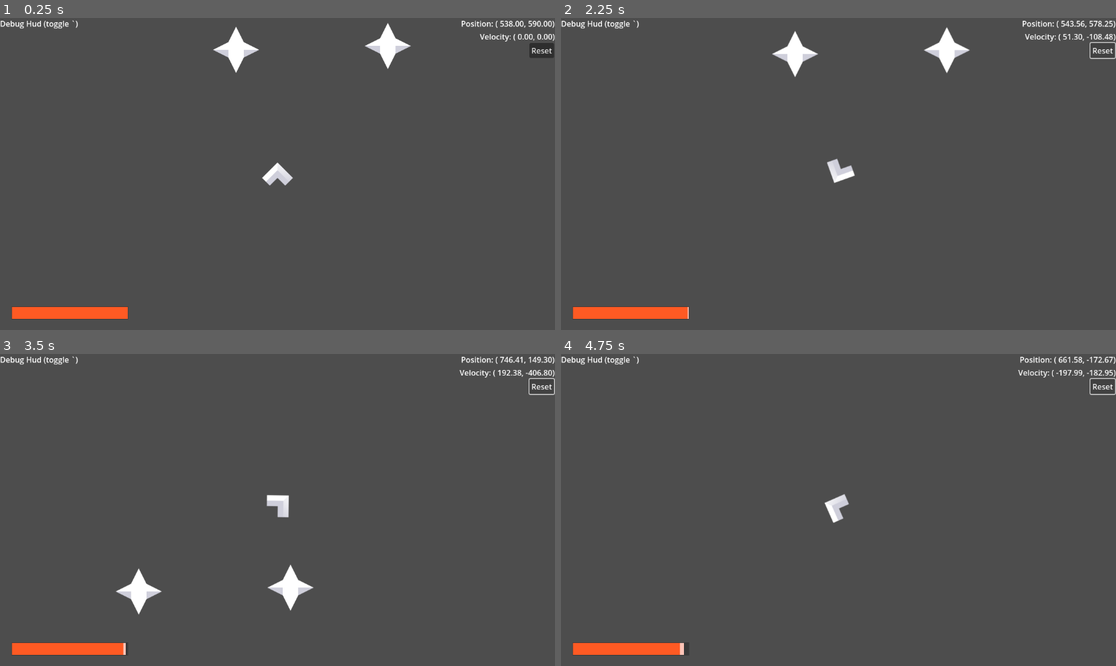
Above: before the commit, frames 1-4 (two rows, left to right).
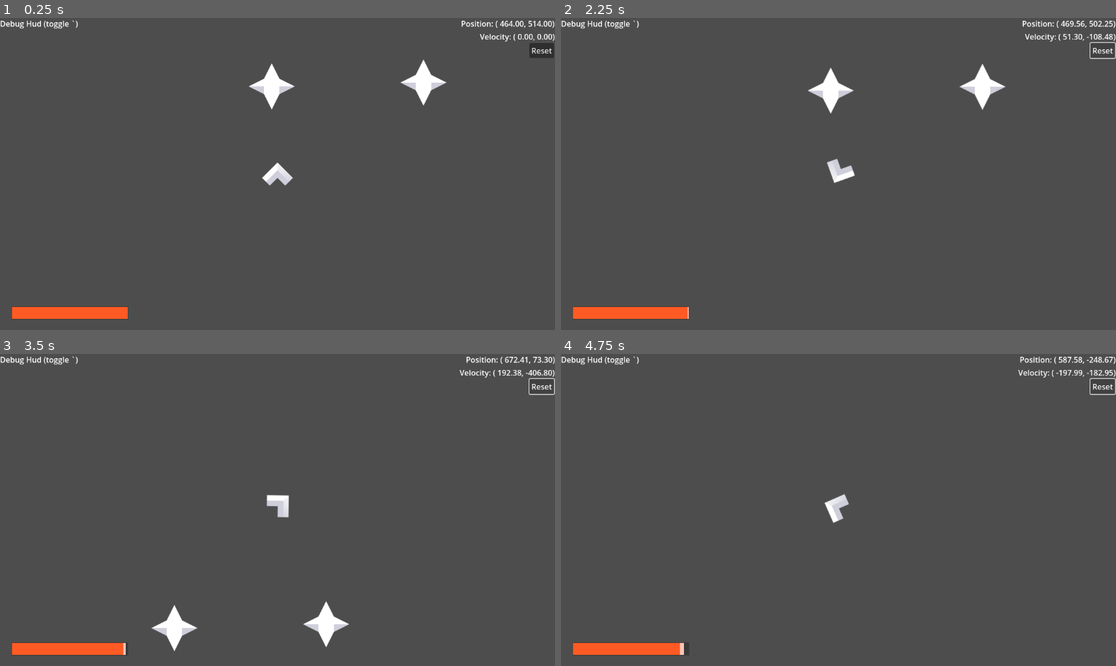
Above: after the commit, the same moments.

Repository: SpaceDemonMars/Spaceship-Slinger
Game: Godot game, scene res://Scenes/dev_paige.tscn
The game is run twice, just before and just after one commit, with the same random seed, the same clock (stepped at 60 frames per second) and the same inputs. This scene is started directly instead of the project's main scene.
Inputs:
- Up to frame 1 (0.25 s): no input
- Up to frame 2 (2.25 s): tap Enter at 0.5 s; hold Right (Right) 0.53-1.25 s; click "Reset" at 1.25 s; hold Down (ThrustBackwards) from 2.03 s (still down)
- Up to frame 3 (3.5 s): release Down (ThrustBackwards) at 2.78 s; hold Right (Right) from 2.78 s (still down)
- Up to frame 4 (4.75 s): release Right (Right) at 3.53 s; hold Down (ThrustBackwards) 3.53-4.28 s; hold Left (Left) from 4.28 s (still down)

The runs differ from the first frame. In frame 1, 1.8% of the frame differs, in the area x 38-98%, y 0-30%; in frame 2, 1.8%; in frame 3, 1.9%, in the area x 20-100%, y 0-96%; in frame 4, less than 0.1%.

Commit message:
shit lmao

Diff:
--- a/starship-slinger/Scenes/dev_paige.tscn
+++ b/starship-slinger/Scenes/dev_paige.tscn
@@ -1,14 +1,16 @@
-[gd_scene load_steps=5 format=3 uid="uid://2het5ht37ipr"]
+[gd_scene load_steps=6 format=3 uid="uid://2het5ht37ipr"]
 
 [ext_resource type="PackedScene" uid="uid://cxg87ju51gjo6" path="res://Objects/obj_player.tscn" id="1_i3vho"]
 [ext_resource type="PackedScene" path="res://Objects/obj_gravity.tscn" id="2_rwyjt"]
 [ext_resource type="PackedScene" uid="uid://bwlgokpejl4a6" path="res://Scenes/debug_hud.tscn" id="3_rwyjt"]
 [ext_resource type="PackedScene" uid="uid://ck5m2gr4453nq" path="res://Scenes/gameplay_hud.tscn" id="4_nt1mm"]
+[ext_resource type="PackedScene" uid="uid://dkjw88bcc8olw" path="res://Scenes/global.tscn" id="5_3xmui"]
 
 [node name="Dev_Paige" type="Node2D"]
 
 [node name="ObjPlayer" parent="." instance=ExtResource("1_i3vho")]
-position = Vector2(538, 590)
+unique_name_in_owner = true
+position = Vector2(464, 514)
 
 [node name="ObjGravity3" parent="." instance=ExtResource("2_rwyjt")]
 position = Vector2(452, 332)
@@ -19,3 +21,5 @@
 [node name="DebugHud" parent="." instance=ExtResource("3_rwyjt")]
 
 [node name="GameplayHud" parent="." instance=ExtResource("4_nt1mm")]
+
+[node name="Global" parent="." instance=ExtResource("5_3xmui")]
--- a/starship-slinger/Scenes/game_manager.tscn
+++ /dev/null
@@ -1,5 +0,0 @@
-[gd_scene format=3 uid="uid://xiissbrnc2mw"]
-
-[node name="GameManager" type="Node"]
-
-[node name="Hud" type="CanvasLayer" parent="."]
--- /dev/null
+++ b/starship-slinger/Scenes/ss_starter.tscn
@@ -0,0 +1,16 @@
+[gd_scene load_steps=3 format=3 uid="uid://g5dstpmmurlt"]
+
+[ext_resource type="Script" uid="uid://cyxl32vel30ya" path="res://Scripts/ss_starter.gd" id="1_wegds"]
+[ext_resource type="Texture2D" uid="uid://jnhk0vc5yrgj" path="res://Assets/Sprites/Ships/ship_A.png" id="2_45jap"]
+
+[node name="SS_Starter" type="Node2D"]
+script = ExtResource("1_wegds")
+shipAsset = ExtResource("2_45jap")
+maxFuel = 100
+fuelUseRate = 5
+turnSpeed = 5
+acceleration = 10
+speed = 100
+health = 3
+
+[node name="Ship" type="Sprite2D" parent="."]
--- /dev/null
+++ b/starship-slinger/Scripts/class_gravityObjects.gd
@@ -0,0 +1,4 @@
+class_name gravityObject
+extends "res://Scripts/class_movingObjects.gd"
+
+var baseMovingObject : movingObject
--- /dev/null
+++ b/starship-slinger/Scripts/class_movingObjects.gd
@@ -0,0 +1,9 @@
+extends Node
+
+class_name movingObject
+
+@export var speed : int
+@export var health : int
+	#do these if needed
+@export var weight : float
+	#var size : int
--- /dev/null
+++ b/starship-slinger/Scripts/class_spaceShip.gd
@@ -0,0 +1,9 @@
+class_name spaceship
+extends "res://Scripts/class_movingObjects.gd"
+
+var baseMovingObject : movingObject
+@export var shipAsset : Texture2D
+@export var maxFuel : int
+@export var fuelUseRate : int
+@export var turnSpeed : int
+@export var acceleration : int
--- a/starship-slinger/Scripts/global.gd
+++ b/starship-slinger/Scripts/global.gd
@@ -1,4 +1,16 @@
 extends Node
+
+var player
+
+func _ready() -> void:
+	print("Entered GM: Ready")
+	player = $"../ObjPlayer"
+	print(player)
+
+func _process(_delta: float) -> void:
+
+	#player = get_node("%ObjPlayer")
+	print(player)
 
 #How do we want the score to work?
 #num times successfully reached goal without dying?
--- /dev/null
+++ b/starship-slinger/Scripts/m_gameManager.gd
@@ -0,0 +1 @@
+extends Node
--- /dev/null
+++ b/starship-slinger/Scripts/ss_starter.gd
@@ -0,0 +1,6 @@
+extends "res://Scripts/class_spaceShip.gd"
+
+@onready var Ship = $Ship
+
+func _ready() -> void:
+	Ship.texture = shipAsset
--- a/starship-slinger/project.godot
+++ b/starship-slinger/project.godot
@@ -18,6 +18,7 @@
 [autoload]
 
 Global="*res://Scenes/global.tscn"
+GameManager="*res://Scripts/m_gameManager.gd"
 
 [input]
 
Not shown, added: starship-slinger/Scripts/class_gravityObjects.gd.uid
Not shown, added: starship-slinger/Scripts/class_movingObjects.gd.uid
Not shown, added: starship-slinger/Scripts/class_spaceShip.gd.uid
Not shown, added: starship-slinger/Scripts/m_gameManager.gd.uid
Not shown, added: starship-slinger/Scripts/ss_starter.gd.uid
